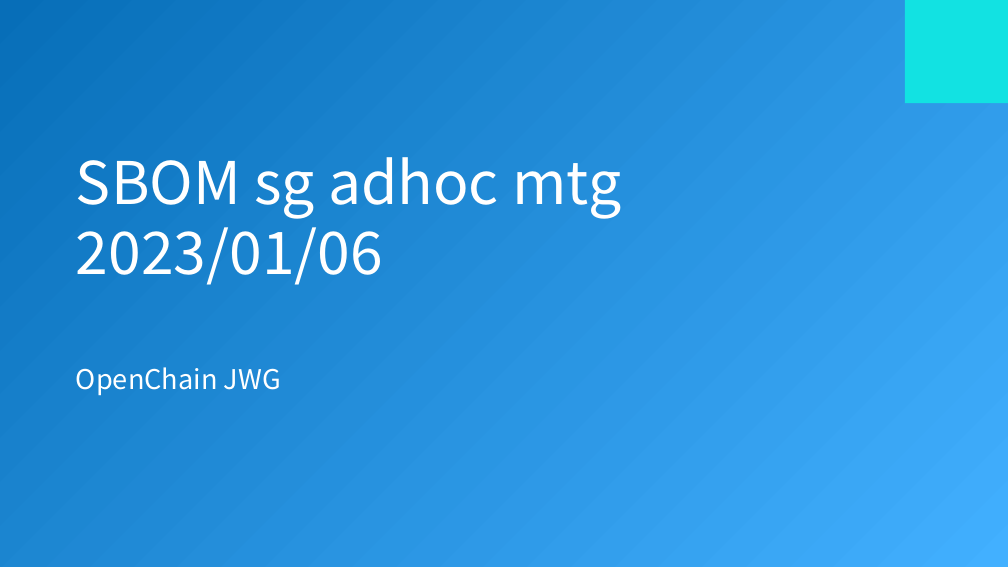
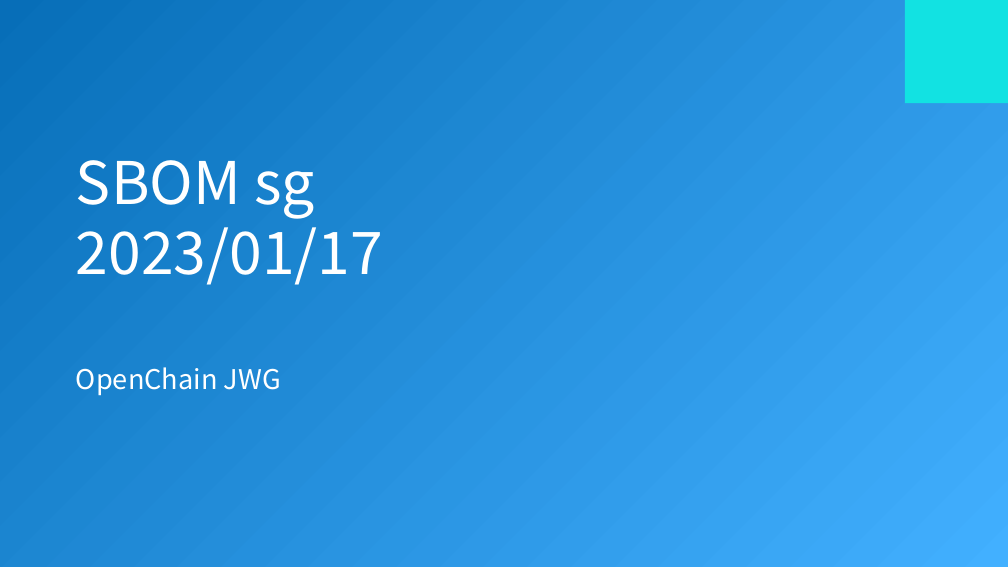
Before and after one commit to OpenChain-Project/OpenChain-JWG, a slide deck: slide 1 of subgroups/sbom-sg/meetings/20230117/UsageProfile-Update-20230117.pptx. Drawn at 1008x567 pixels with LibreOffice and Linux fonts; fonts in the diff are those of the drawing; background and template pictures are left out. Boxes give left, top, right and bottom in pixels: in the first picture for what was removed or moved away, otherwise in the second. Text is boxed around its words. In the diff, an @@ line names an element or a change of style, - is before the commit and + after.

Commit message:
Add files via upload
update dates

```diff
--- a/subgroups/sbom-sg/meetings/20230117/UsageProfile-Update-20230117.pptx
+++ b/subgroups/sbom-sg/meetings/20230117/UsageProfile-Update-20230117.pptx
@@ title at (x1=76, y1=160, x2=383, y2=285): text changed @@
-SBOM sg adhoc mtg
-2023/01/06
+SBOM sg
+2023/01/17
```
